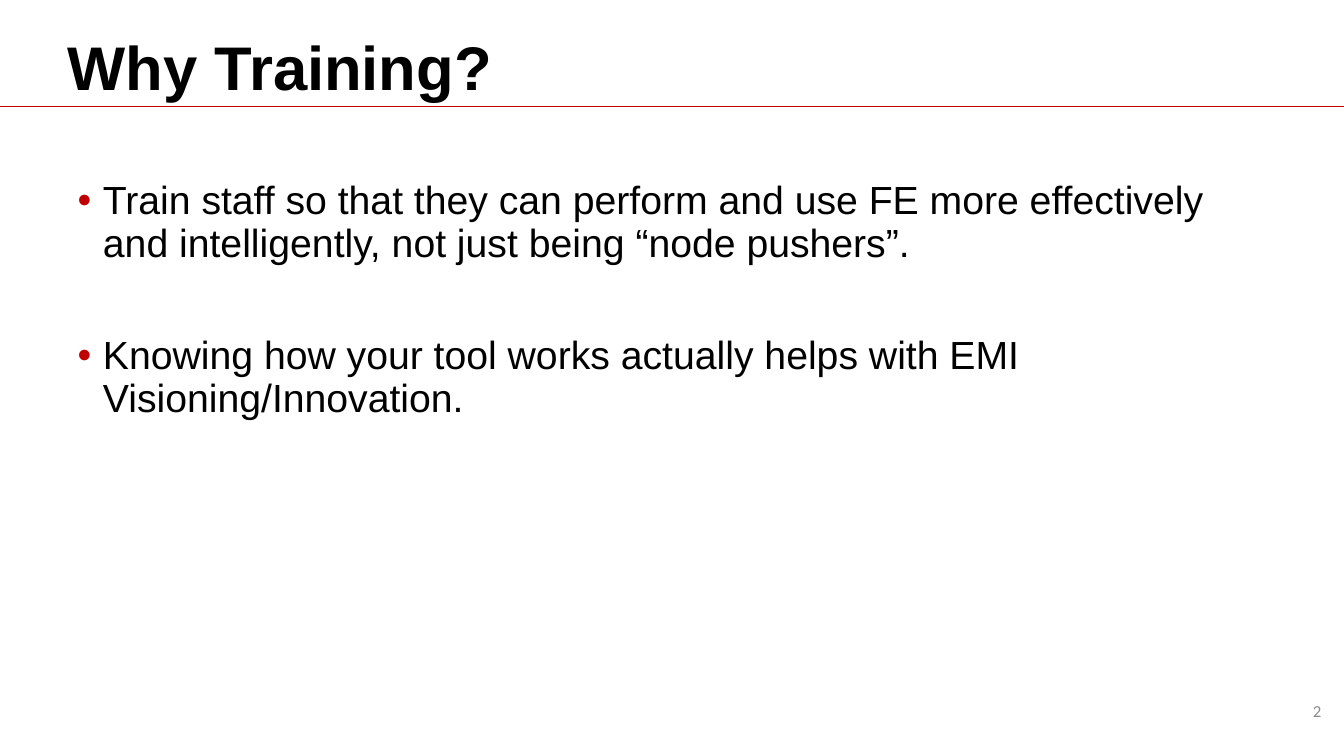
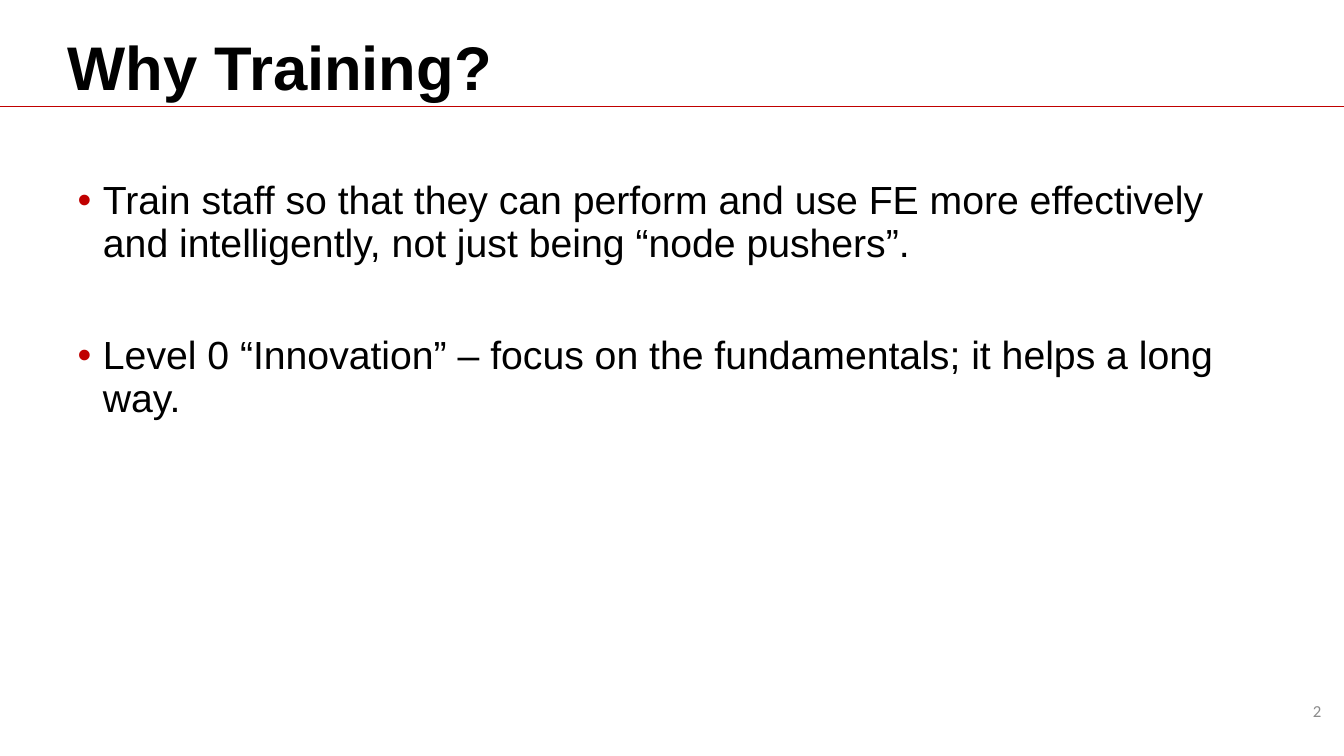
Before and after one commit to Batmanabcdefg/AbaqusTraining, a slide deck: slide 2 of Training.pptx. Drawn at 1344x756 pixels with LibreOffice and Linux fonts; fonts in the diff are those of the drawing; background and template pictures are left out. Boxes give left, top, right and bottom in pixels: in the first picture for what was removed or moved away, otherwise in the second. Text is boxed around its words. In the diff, an @@ line names an element or a change of style, - is before the commit and + after.

```diff
--- a/Training.pptx
+++ b/Training.pptx
@@ text at [103, 340, 1213, 420]: text changed @@
-• Knowing how your tool works actually helps with EMI Visioning/Innovation.
+• Level 0 “Innovation” – focus on the fundamentals; it helps a long way.
```
Also in this commit, not shown: 12 other slides changed, 6 slides added, 2 slides removed.
